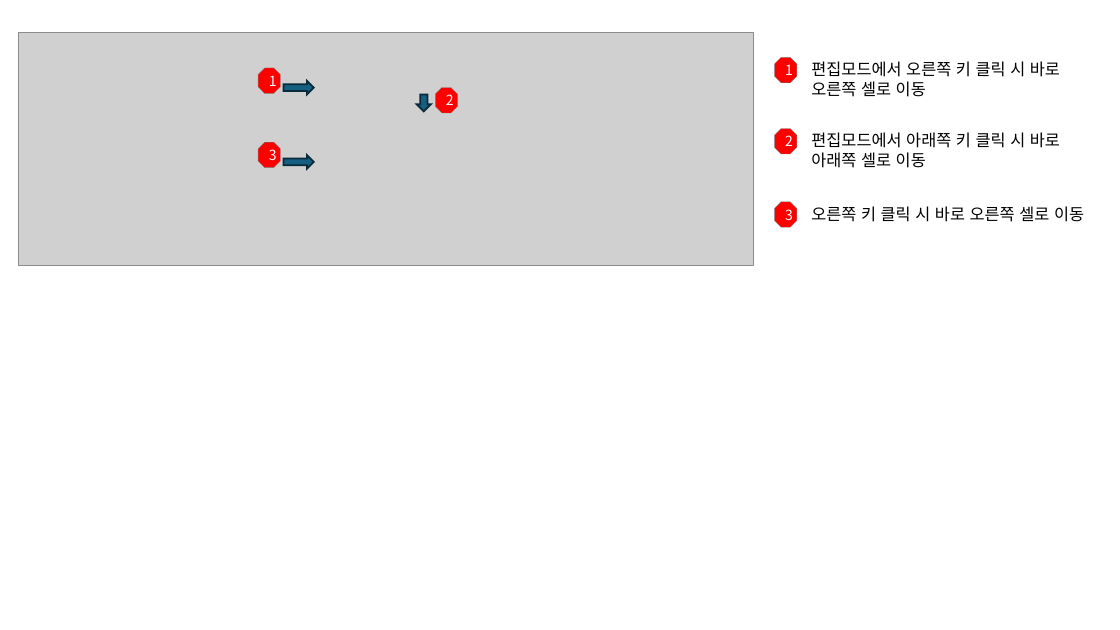
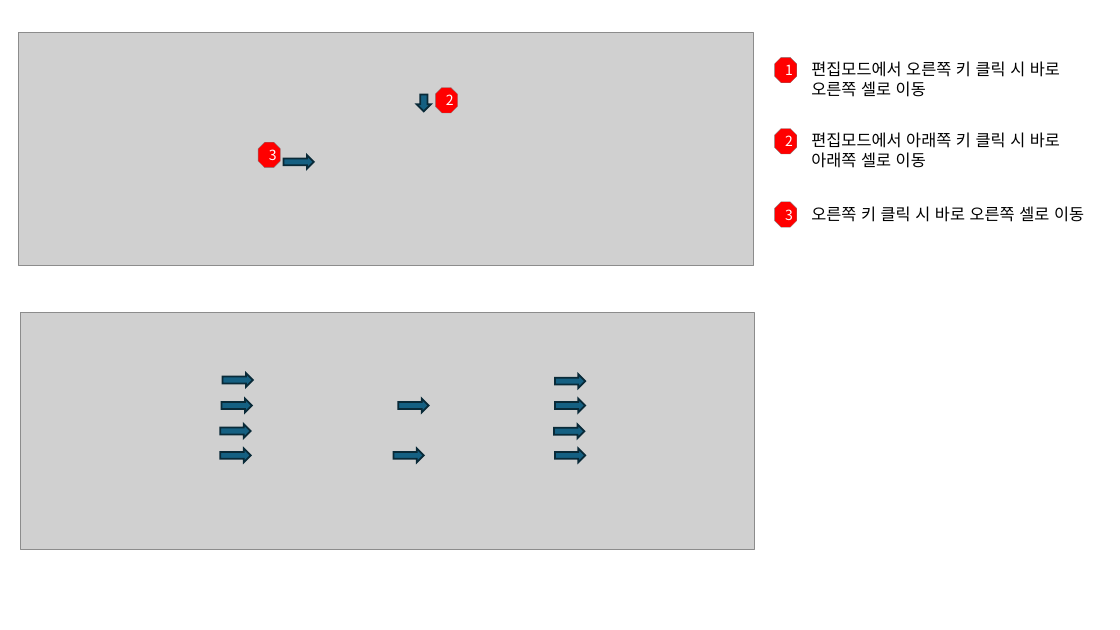
Before and after one commit to ncsysmaster/quasar-ui-tool, a slide deck: slide 13 of examples/화면설계.pptx. Drawn at 1120x630 pixels with LibreOffice and Linux fonts; fonts in the diff are those of the drawing; grey boxes stand for pictures. Boxes give left, top, right and bottom in pixels: in the first picture for what was removed or moved away, otherwise in the second. Text is boxed around its words. In the diff, an @@ line names an element or a change of style, - is before the commit and + after.

```diff
--- a/examples/화면설계.pptx
+++ b/examples/화면설계.pptx
@@ octagon removed at (x1=258, y1=68, x2=280, y2=93) @@
-1
@@ picture added at (x1=20, y1=313, x2=755, y2=549) @@
@@ right arrow moved from (x1=284, y1=81, x2=314, y2=94) to (x1=223, y1=373, x2=253, y2=386) @@
@@ right arrow added at (x1=555, y1=375, x2=586, y2=388), fill #156082, outline #092A39 1.5 pt @@
@@ right arrow added at (x1=222, y1=399, x2=252, y2=413), fill #156082, outline #092A39 1.5 pt @@
@@ right arrow added at (x1=398, y1=399, x2=429, y2=413), fill #156082, outline #092A39 1.5 pt @@
@@ right arrow added at (x1=555, y1=399, x2=586, y2=413), fill #156082, outline #092A39 1.5 pt @@
@@ right arrow added at (x1=220, y1=424, x2=250, y2=438), fill #156082, outline #092A39 1.5 pt @@
@@ right arrow added at (x1=220, y1=449, x2=250, y2=462), fill #156082, outline #092A39 1.5 pt @@
@@ right arrow added at (x1=393, y1=449, x2=423, y2=462), fill #156082, outline #092A39 1.5 pt @@
@@ right arrow added at (x1=555, y1=449, x2=586, y2=462), fill #156082, outline #092A39 1.5 pt @@
@@ right arrow added at (x1=555, y1=424, x2=585, y2=438), fill #156082, outline #092A39 1.5 pt @@
```
Also in this commit, not shown: 1 slide added, 27 other files.
